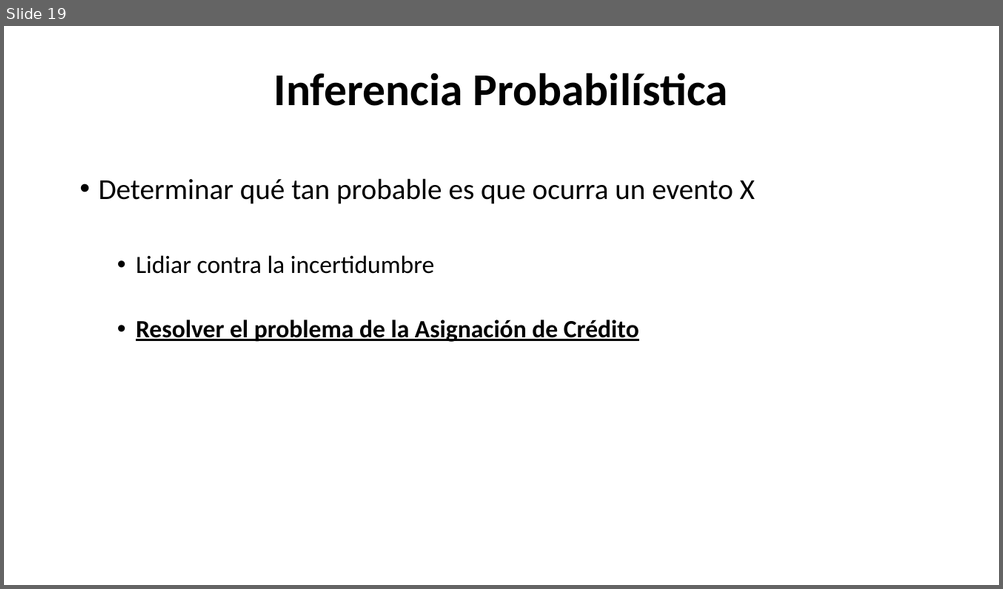
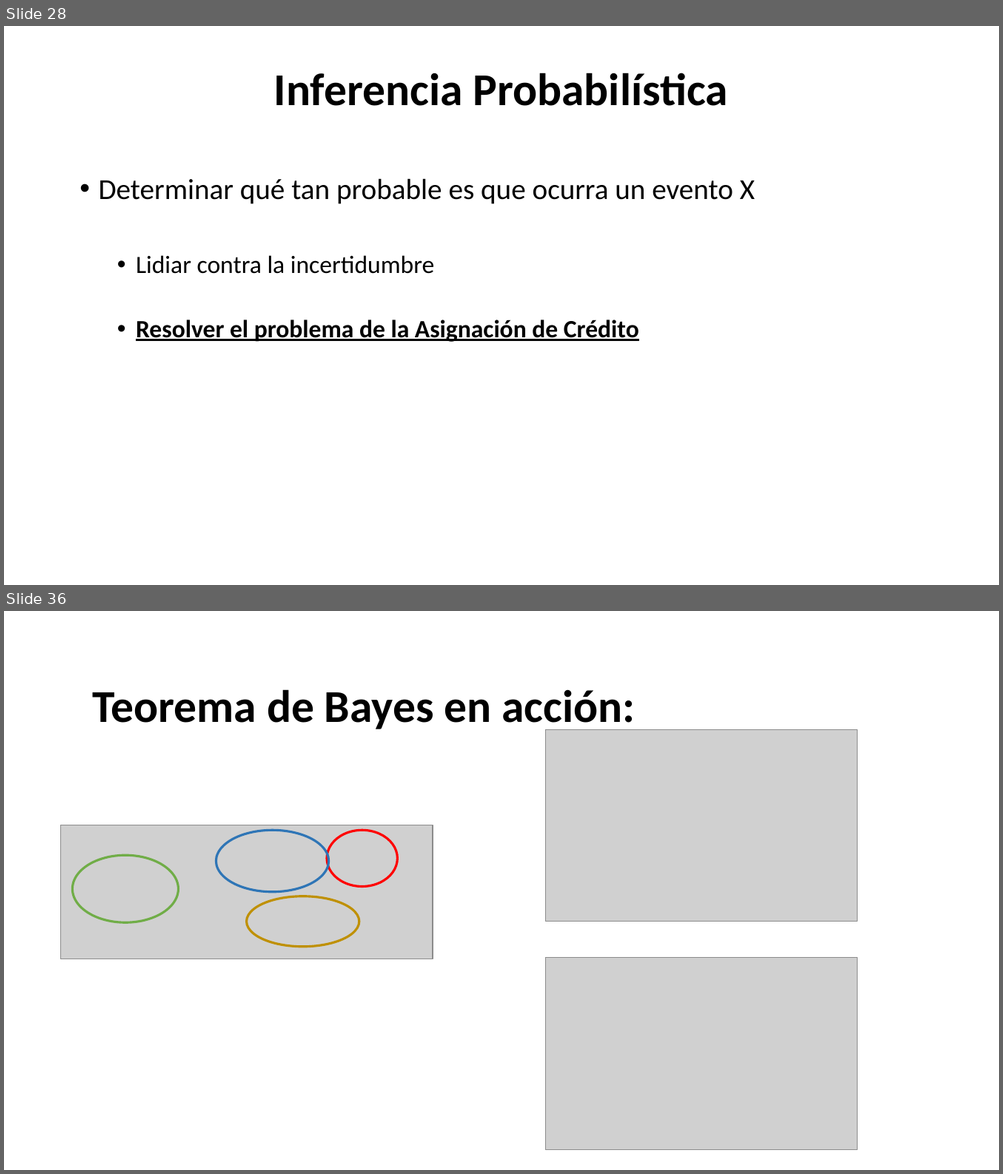
Before and after one commit to Adrifelcha/Adrifelcha, a slide deck: Tesis/Presentaciones/ACA2017_InferenciaProbabilisticaBayesiana.pptx. Shown one above the other, each under a label of ours: slide 19 before the commit, slides 28 and 36 after it; the slides between them are not shown. The pictures are 1003x589 and 1003x1174 pixels, drawn with LibreOffice and Linux fonts; fonts in the diff are those of the drawing; grey boxes stand for pictures. Boxes give left, top, right and bottom in pixels: in the first picture for what was removed or moved away, otherwise in the second. Text is boxed around its words. In the diff, an @@ line names an element or a change of style, - is before the commit and + after.

Commit message:
Presentacion Bayes ACA

```diff
--- a/Tesis/Presentaciones/ACA2017_InferenciaProbabilisticaBayesiana.pptx
+++ b/Tesis/Presentaciones/ACA2017_InferenciaProbabilisticaBayesiana.pptx
@@ slide 36 added at bbox=[4, 611, 999, 1170], background #FFFFFF @@
@@ text added at bbox=[92, 689, 635, 732], 44 pt, text #000000, bold @@
+Teorema de Bayes en acción:
@@ picture added at bbox=[546, 729, 857, 921] @@
@@ picture added at bbox=[61, 825, 433, 960] @@
@@ ellipse added at bbox=[216, 830, 329, 892], outline #2E75B6 2.25 pt @@
@@ ellipse added at bbox=[327, 830, 398, 887], outline #FF0000 2.25 pt @@
@@ ellipse added at bbox=[73, 856, 179, 923], outline #70AD47 2.25 pt @@
@@ ellipse added at bbox=[247, 897, 359, 948], outline #BF9000 2.25 pt @@
@@ picture added at bbox=[546, 958, 857, 1150] @@
@@ what was slide 19 is now slide 28 @@
```
Also in this commit, not shown: 4 slides changed, 15 other slides added, 1 slide removed, 3 other files.
